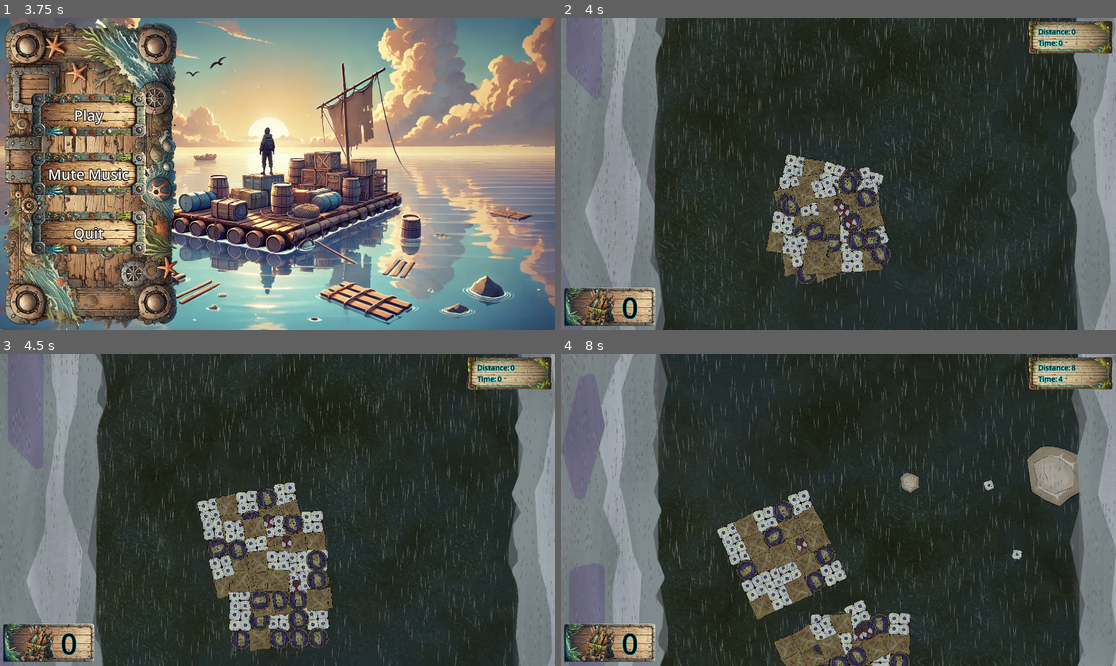
Above: before the commit, frames 1-4 (two rows, left to right).
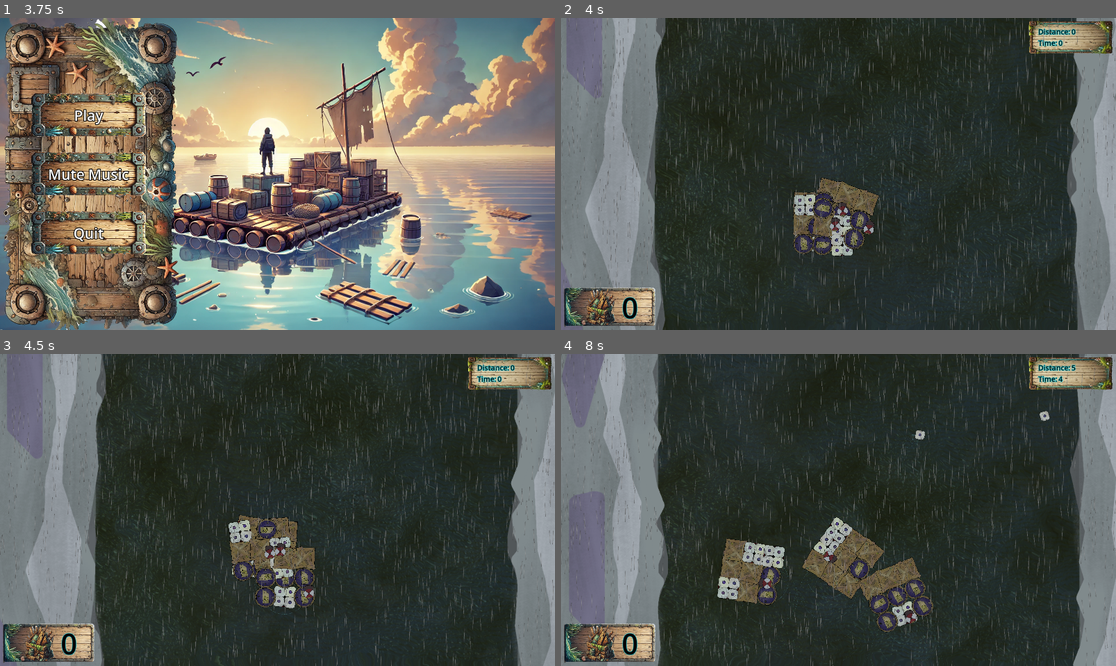
Above: after the commit, the same moments.

Repository: ARCsweden/GameJam2024FallA
Game: Godot game, scene res://UI/main_menu.tscn
Two runs of this game, one before a commit and one after it. Both use one fixed random seed, a clock stepped at 60 frames per second and the inputs below. The engine's default icon, where the game draws it, is replaced by a stand-in: a white triangle on a blue panel in a dark square. Sound files missing from this copy of the repository are replaced by a short silence.
Inputs (mouse positions are in pixels of both pictures, inside the frame that each line leads up to):
- Up to frame 1 (3.75 s): click "Play" at 0.5 s; click "Play" at 1.25 s; click "Play" at 2 s; click "Mute Music" at 2.75 s; move the mouse to (399, 158) at 3.52 s; click (399, 158) at 3.67 s
- Up to frame 2 (4 s): no input
- Up to frame 3 (4.5 s): move the mouse to (166, 525) at 4.27 s; click (166, 525) at 4.42 s
- Up to frame 4 (8 s): move the mouse to (894, 441) at 5.02 s; click (894, 441) at 5.17 s; move the mouse to (810, 572) at 5.77 s; click (810, 572) at 5.92 s; move the mouse to (1005, 556) at 6.52 s; click (1005, 556) at 6.67 s; move the mouse to (672, 463) at 7.27 s; click (672, 463) at 7.42 s

Frame 1 is identical in both runs. In frame 2, 12% of the frame differs, in the area x 0-100%, y 0-100%; in frame 3, 15%; in frame 4, 26%.

Commit message:
Changed raft initial size

Diff:
--- a/dontdrowntogether/Scripts/Global.gd
+++ b/dontdrowntogether/Scripts/Global.gd
@@ -68,7 +68,7 @@
 # Raft max dimensions
 const raft_rows : int = 10
 const raft_columns : int = 10
-const raft_start_radius : int = 2 # layers outside the center tile. 1 = 3x3 square
+const raft_start_radius : int = 1 # layers outside the center tile. 1 = 3x3 square
 
 const river_force : float = 20.0
 const river_acc : float = 0.0067 # Amount that river_force increases every second
